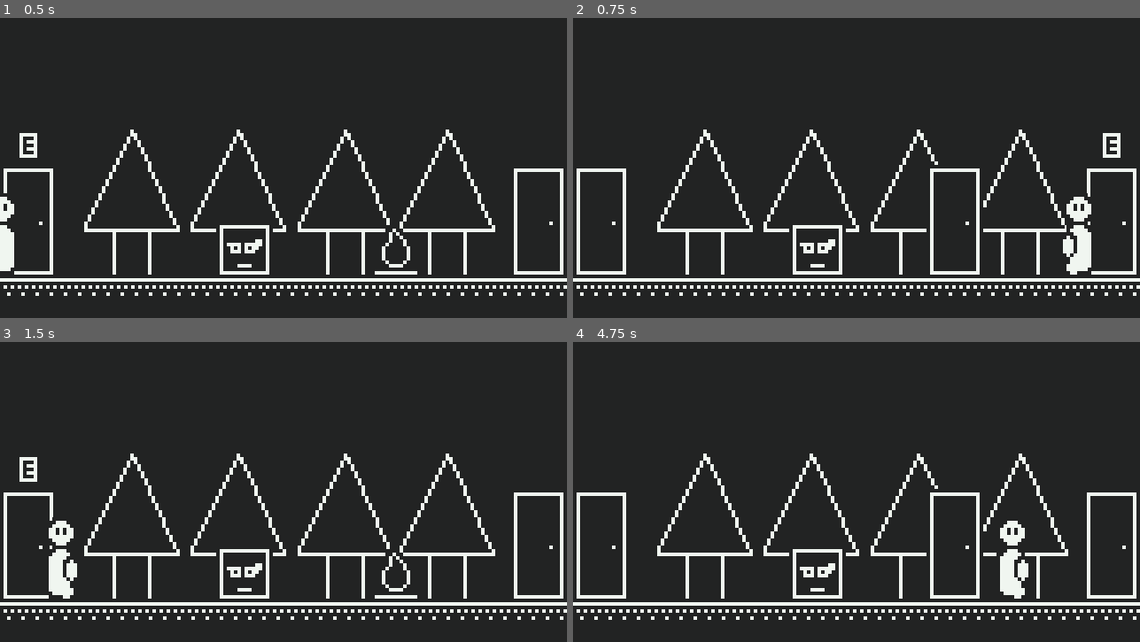
Above: before the commit, frames 1-4 (two rows, left to right).
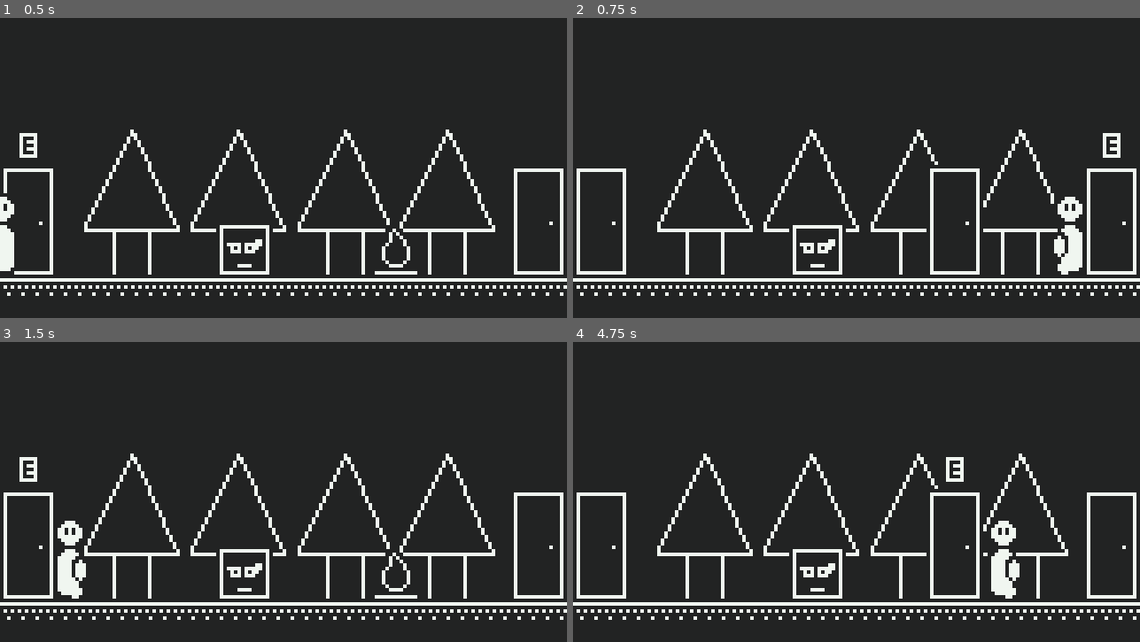
Above: after the commit, the same moments.

Repository: SolarLabyrinth/Lunariel
Game: Godot game, scene res://Scenes/Levels/Level3.tscn
Same seed, same stepped clock (60 frames per second), same inputs: the game is played once before the commit and once after it. This scene is started directly instead of the project's main scene.
Inputs (mouse positions are in pixels of both pictures, inside the frame that each line leads up to):
- Up to frame 1 (0.5 s): no input
- Up to frame 2 (0.75 s): tap Enter (ui_accept) at 0.5 s; move the mouse to (981, 156) at 0.52 s; hold Right (ui_right) from 0.53 s (still down); tap E (sl_interact) at 0.6 s
- Up to frame 3 (1.5 s): tap Enter (ui_accept) at 0.77 s; move the mouse to (170, 513) at 1.27 s; release Right (ui_right) at 1.28 s; hold Left (ui_left) from 1.28 s (still down); tap E (sl_interact) at 1.35 s
- Up to frame 4 (4.75 s): tap Enter (ui_accept) at 1.52, 3.02, 3.77, 4.52 s; move the mouse to (913, 426) at 2.02 s; release Left (ui_left) at 2.03 s; hold Right (ui_right) 2.03-3.53 s; click (913, 426) at 2.1 s; tap E (sl_interact) at 2.3, 2.85, 3.6, 4.55 s; move the mouse to (828, 561) at 2.77 s; move the mouse to (1026, 543) at 3.52 s; hold Left (ui_left) from 3.53 s (still down); move the mouse to (686, 447) at 4.27 s; click (686, 447) at 4.35 s

Frame 1 is identical in both runs. In frame 2, 0.8% of the frame differs, in the area x 84-92%, y 58-86%; in frame 3, 0.8%; in frame 4, 1.0%, in the area x 65-81%, y 38-86%.

Commit message:
move

Diff:
--- a/Things/door.gd
+++ b/Things/door.gd
@@ -45,10 +45,10 @@
 func _input(_event: InputEvent) -> void:
 	if is_activatable and Input.is_action_just_pressed('sl_interact'):
 		if target_side == Side.Left:
-			world_stats.player_x = 100.0
+			world_stats.player_x = 110.0
 			world_stats.player_face = 'right'
 		else:
-			world_stats.player_x = 540.0
+			world_stats.player_x = 530.0
 			world_stats.player_face = 'left'
 		SceneManager.show_level(target_level_id)
 		pass
